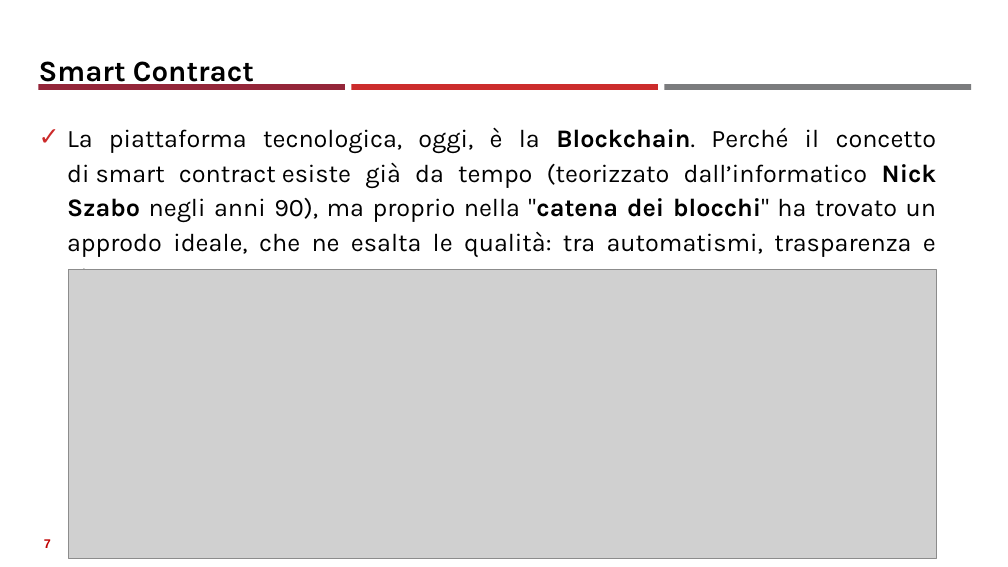
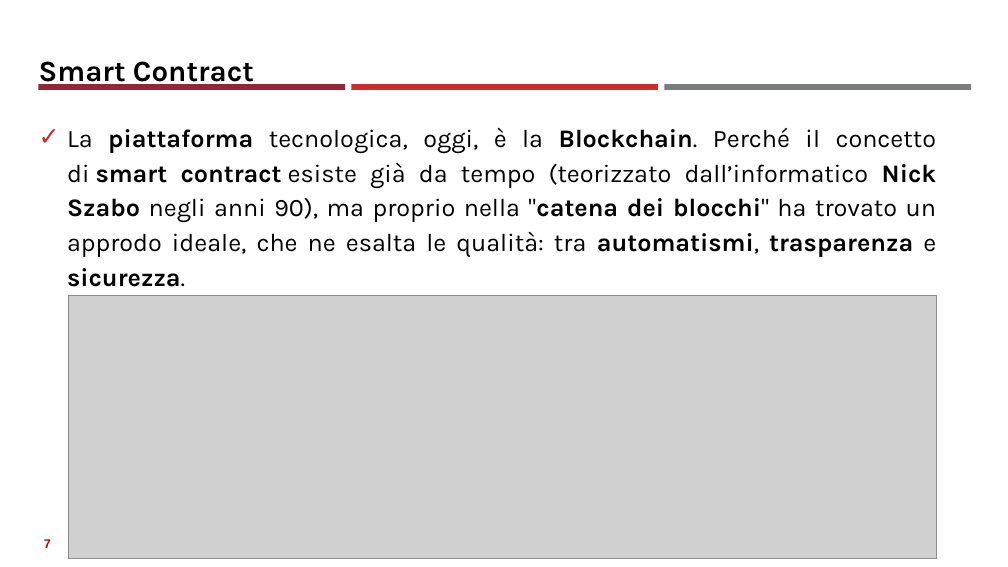
Before and after one commit to neural1977/data_science_interview_material, a slide deck: slide 7 of Assicurazioni/Smart Contract_ita.pptx. Drawn at 1008x567 pixels with LibreOffice and Linux fonts; fonts in the diff are those of the drawing; grey boxes stand for pictures. Boxes give left, top, right and bottom in pixels: in the first picture for what was removed or moved away, otherwise in the second. Text is boxed around its words. In the diff, an @@ line names an element or a change of style, - is before the commit and + after.

```diff
--- a/Assicurazioni/Smart Contract_ita.pptx
+++ b/Assicurazioni/Smart Contract_ita.pptx
@@ text "La piattaforma tecnologica, oggi, è ..." at [67, 128, 937, 287]: bold on in "piattaforma smart contract automatismi, trasparenza sicurezz ..." @@
@@ picture: place and size @@
-picture at [68, 269, 936, 558]
+picture at [68, 295, 936, 558]
```
Also in this commit, not shown: 11 other slides changed, 6 slides added, 2 other files.
